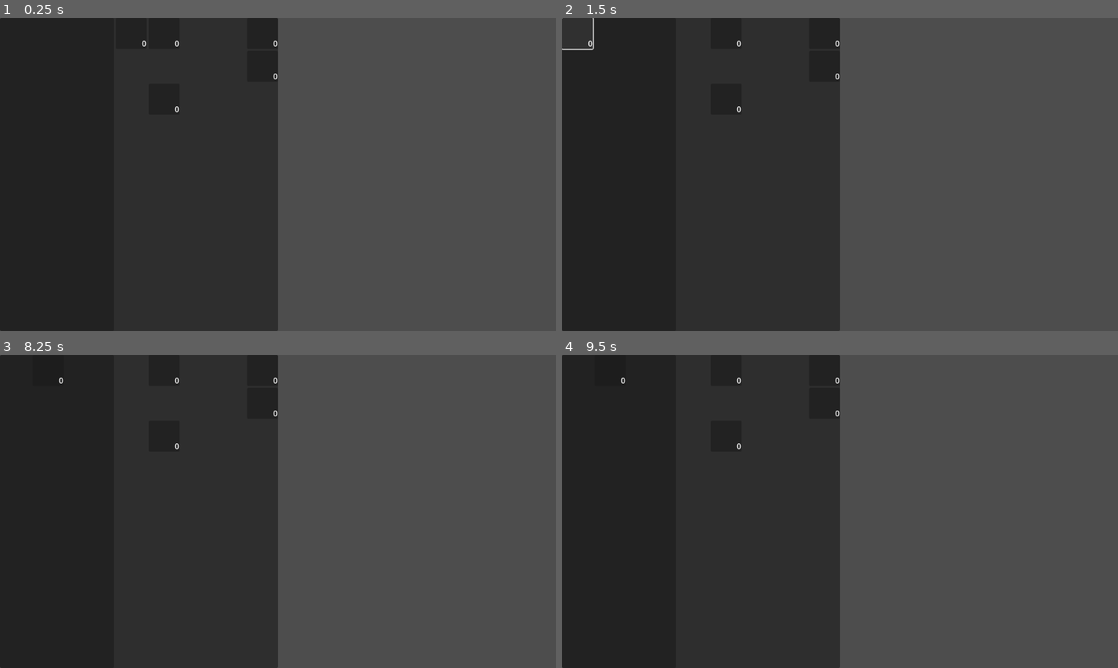
Above: before the commit, frames 1-4 (two rows, left to right).
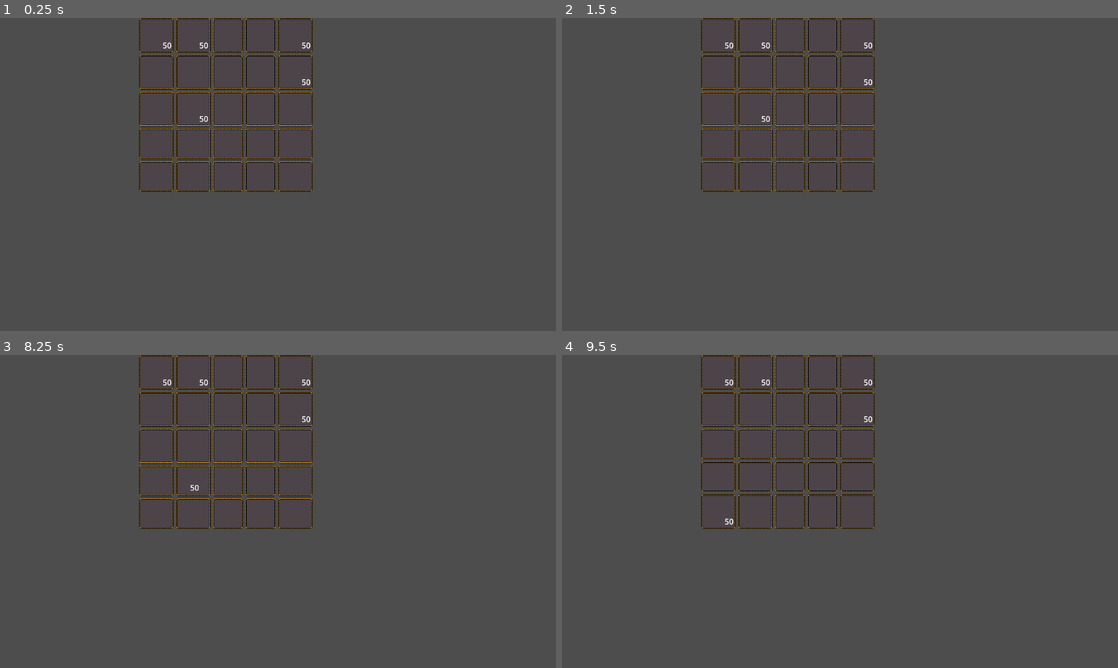
Above: after the commit, the same moments.

Repository: Moonlit-Cafe/MLCProject1
Game: Godot game, scene res://ui/player_hud.tscn
The game is run twice, just before and just after one commit, with the same random seed, the same clock (stepped at 60 frames per second) and the same inputs. This scene is started directly instead of the project's main scene.
Inputs (mouse positions are in pixels of both pictures, inside the frame that each line leads up to):
- Up to frame 1 (0.25 s): no input
- Up to frame 2 (1.5 s): click (695, 33) at 0.5 s, where only the run before the commit has a clickable "0"; click (578, 33) at 1.25 s, where only the run before the commit has a clickable "0"
- Up to frame 3 (8.25 s): click (16, 370) at 2 s, where only the run before the commit has a clickable "0"; tap Enter at 2.75, 4.25, 5.75 s; move the mouse to (400, 495) at 2.77 s; click (400, 495) at 2.92 s; tap Space at 3.5, 5, 6.5 s; drag from (166, 527) to (250, 574) at 3.52 s; move the mouse to (333, 442) at 4.27 s; click (333, 442) at 4.42 s; drag from (250, 574) to (111, 464) at 5.02 s; move the mouse to (444, 558) at 5.77 s; click (444, 558) at 5.92 s; drag from (111, 464) to (194, 433) at 6.52 s; move the mouse to (305, 511) at 7.27 s; click (305, 511) at 7.42 s; drag from (194, 433) to (166, 527) at 8.02 s
- Up to frame 4 (9.5 s): move the mouse to (962, 495) at 8.77 s; click (962, 495) at 8.92 s

The runs differ from the first frame. In frame 1, 50% of the frame differs, in the area x 0-57%, y 0-100%; in frame 2, 50%; in frame 3, 50%; in frame 4, 50%.
Error before the commit: Invalid access to property or key 'global_position' on a base object of type 'Nil'. (res://mechanics/inventory/item_node.gd:32)

Commit message:
Update: InventorySlot and ItemNode
Started implementing AI assisted coding, this was first test that went decently well.

Diff:
--- a/mechanics/inventory/item_node.gd
+++ b/mechanics/inventory/item_node.gd
@@ -1,9 +1,14 @@
 ## The interactable node that contains the data for an item in the inventory.
-class_name ItemNode extends Button
+class_name ItemNode extends Control
 
-#region Variables
+# FIXME: There's a bug where if you place the node in the right spot between slots
+# that it'll bring the item count to 1 for whatever reason.
+
+#region Declarations
+@export_category("Node References")
 @export var count_label : Label
-
+@export var texture : TextureRect
+@export_category("Item and Node Data")
 @export var item : Item = null
 @export var inv_pos : Vector2i = Vector2i(0, 0)
 
@@ -14,27 +19,172 @@
 		if value <= 0: item = null
 		if count_label: count_label.text = "%s" % value
 		count = value
+		update_display()
+
+# REMOVE: This drag behavior should be handled by a more robust system
+# Consider using Godot's built-in drag and drop or a dedicated drag manager
+var is_being_dragged: bool = false
+var drag_offset: Vector2 = Vector2.ZERO
 #endregion
 
-func _process(_delta: float) -> void:
-	if button_pressed:
-		global_position = get_global_mouse_position() - (size / 2)
+#region Built-Ins
+func _ready() -> void:
+	# Initialize the item display
+	update_display()
+	# TODO: Connect to CraftManager for texture atlas
+	# if item and CraftManager:
+	#     icon = CraftManager.get_item_texture(item.texture)
 
-#region Signal Callbacks
-func _on_released() -> void:
-	if get_tree().has_group(&"inv_slots"):
-		var closest_slot : InventorySlot = null
-		for slot in get_tree().get_nodes_in_group(&"inv_slots"):
-			if not closest_slot and slot.get_child_count() == 0:
+func _gui_input(event: InputEvent) -> void:
+	if event is InputEventMouseButton:
+		var mouse_event = event as InputEventMouseButton
+		if mouse_event.button_index == MOUSE_BUTTON_LEFT:
+			if mouse_event.pressed:
+				_start_drag(mouse_event.position)
+			else:
+				_stop_drag()
+	elif event is InputEventMouseMotion and is_being_dragged:
+		_handle_drag(event as InputEventMouseMotion)
+#endregion
+
+#region Item Helpers
+## Initialize item display
+func setup_item(new_item: Item, initial_count: int = 1) -> void:
+	item = new_item
+	count = initial_count
+	update_display()
+
+# Update the visual display of the item
+func update_display() -> void:
+	if not item:
+		queue_free()
+		return
+
+	# Set the icon from texture atlas
+	if item.texture != Vector2i.ZERO:
+		texture.texture = CraftManager.get_item_texture(item.texture)
+
+	# Update count display
+	if count_label:
+		count_label.text = str(count) if count > 1 else ""
+		count_label.visible = count > 1
+#endregion
+
+#region Drag and Drop System
+## Check if this item can stack with another
+func can_stack_with(other_item: Item) -> bool:
+	if not item or not other_item:
+		return false
+	return item.id == other_item.id
+
+# Add to stack if possible
+func add_to_stack(amount: int) -> int:
+	if amount + count <= item.max_stack_size:
+		count += amount
+		return 0
+	else:
+		var initial_count = count
+		count = item.max_stack_size
+		return amount + initial_count - item.max_stack_size
+
+## Remove from stack
+func remove_from_stack(amount: int) -> int:
+	var removed = mini(amount, count)
+	count -= removed
+	if count <= 0:
+		item = null
+		update_display()
+	return removed
+
+# Split the stack into two
+func split_stack(split_amount: int) -> ItemNode:
+	if split_amount >= count or split_amount <= 0:
+		return null
+
+	# Create new ItemNode for the split
+	var new_node = ItemNode.new()
+	new_node.setup_item(item, split_amount)
+
+	# Reduce current stack
+	count -= split_amount
+	update_display()
+
+	return new_node
+#endregion
+
+#region Drag and Drop System
+func _start_drag(mouse_pos: Vector2) -> void:
+	if not item:
+		return
+
+	is_being_dragged = true
+	drag_offset = mouse_pos
+	z_index = 2
+	# TODO: Create visual feedback for dragging
+	# Thinking of either pulsating or a little "wiggle"
+
+func _handle_drag(mouse_motion: InputEventMouseMotion) -> void:
+	global_position = get_global_mouse_position() - drag_offset
+
+func _stop_drag() -> void:
+	is_being_dragged = false
+	z_index = 1
+
+	# Find the closest valid slot
+	var closest_slot: InventorySlot = _find_closest_slot()
+
+	if not closest_slot:
+		_return_to_original_position()
+		return
+
+	if closest_slot.is_empty():
+		_move_to_slot(closest_slot)
+	elif closest_slot.can_combine_with(self):
+		if closest_slot.try_combine(self):
+			queue_free()
+		else:
+			_return_to_original_position()
+
+		return
+	else:
+		# Swap items if slot is occupied and can't combine
+		_swap_with_slot(closest_slot)
+#endregion
+
+#region Drag and Drop Helpers
+func _find_closest_slot() -> InventorySlot:
+	var closest_slot: InventorySlot = null
+	var closest_distance: float = INF
+
+	for slot in get_tree().get_nodes_in_group(&"inv_slots"):
+		if slot.is_close(global_position):
+			var distance = slot.global_position.distance_to(global_position)
+			if distance < closest_distance:
+				closest_distance = distance
 				closest_slot = slot
 
-			if slot.is_close(self.global_position):
-				if closest_slot.global_position.distance_to(self.global_position) < slot.global_position.distance_to(self.global_position):
-					continue
-				if slot.get_child_count() == 0:
-					closest_slot = slot
+	return closest_slot
+
+func _move_to_slot(slot: InventorySlot) -> void:
+	if slot.can_slot != item.equip_loc and slot.can_slot != Genum.EquipLocation.INVENTORY:
+		_return_to_original_position()
+		return
+
+	if get_parent():
 		get_parent().remove_child(self)
-		closest_slot.add_child(self)
+	slot.add_child(self)
+	position = Vector2.ZERO
 
+func _swap_with_slot(slot: InventorySlot) -> void:
+	var other_item = slot.take_item()
+	var original_parent = get_parent()
+
+	_move_to_slot(slot)
+
+	if other_item and original_parent:
+		original_parent.add_child(other_item)
+		other_item.position = Vector2.ZERO
+
+func _return_to_original_position() -> void:
 	position = Vector2.ZERO
 #endregion
--- a/mechanics/inventory/item_node.tscn
+++ b/mechanics/inventory/item_node.tscn
@@ -2,13 +2,28 @@
 
 [ext_resource type="Script" uid="uid://cnbq0e2lika3m" path="res://mechanics/inventory/item_node.gd" id="1_1lmxb"]
 
-[node name="ItemNode" type="Button" node_paths=PackedStringArray("count_label")]
+[node name="ItemNode" type="Control" node_paths=PackedStringArray("count_label", "texture")]
+z_index = 1
+z_as_relative = false
 custom_minimum_size = Vector2(64, 64)
-offset_right = 8.0
-offset_bottom = 8.0
-keep_pressed_outside = true
+layout_mode = 3
+anchors_preset = 0
+offset_right = 64.0
+offset_bottom = 64.0
+pivot_offset = Vector2(32, 32)
 script = ExtResource("1_1lmxb")
 count_label = NodePath("Count")
+texture = NodePath("TextureRect")
+
+[node name="TextureRect" type="TextureRect" parent="."]
+layout_mode = 1
+anchors_preset = 15
+anchor_right = 1.0
+anchor_bottom = 1.0
+grow_horizontal = 2
+grow_vertical = 2
+expand_mode = 2
+stretch_mode = 5
 
 [node name="Count" type="Label" parent="."]
 layout_mode = 1
@@ -24,5 +39,3 @@
 text = "0"
 horizontal_alignment = 2
 vertical_alignment = 1
-
-[connection signal="button_up" from="." to="." method="_on_released"]
--- a/mechanics/items/materials/cloths/test_cloth.tres
+++ b/mechanics/items/materials/cloths/test_cloth.tres
@@ -1,4 +1,4 @@
-[gd_resource type="Resource" script_class="ItemMaterial" load_steps=2 format=3 uid="uid://c2ds7ii8iuka3"]
+[gd_resource type="Resource" script_class="MaterialItem" load_steps=2 format=3 uid="uid://c2ds7ii8iuka3"]
 
 [ext_resource type="Script" uid="uid://4icxts2q6dqg" path="res://mechanics/items/res_def/material_item.gd" id="1_drfpq"]
 
@@ -9,7 +9,8 @@
 id = 4
 value = 0
 tags = Array[int]([0])
-texture = Vector2i(0, 0)
+texture = Vector2i(12, 12)
 tooltip = "Just a piece of generic, no textured cloth!"
 tier = 0
+max_stack_size = 99
 metadata/_custom_type_script = "uid://4icxts2q6dqg"
--- a/mechanics/items/res_def/item_resource.gd
+++ b/mechanics/items/res_def/item_resource.gd
@@ -1,6 +1,7 @@
 ## The Item resource type for declaration with every single item in the game.
 class_name Item extends Resource
 
+#region Declarations
 @export var i_name : StringName
 @export var id : int
 @export var value : int
@@ -8,3 +9,28 @@
 @export var texture : Vector2i
 @export var tooltip : String
 @export var tier : int
+@export var equip_loc : Genum.EquipLocation = Genum.EquipLocation.INVENTORY
+@export var max_stack_size : int = 99  # TODO: Set appropriate stack sizes per item type
+#endregion
+
+#region Helpers
+## Get display name (fallback to resource name if i_name is empty)
+func get_display_name() -> String:
+	return i_name if i_name != "" else resource_name
+
+## Check if item has a specific tag
+func has_tag(tag: Genum.ItemTags) -> bool:
+	return tag in tags
+
+## Get rarity/tier color for UI display
+func get_tier_color() -> Color:
+	match tier:
+		Genum.Rarity.MOTAL: return Color.WHITE
+		Genum.Rarity.PEBBLED: return Color.GREEN
+		Genum.Rarity.COMETARY: return Color.BLUE
+		Genum.Rarity.PLANETARY: return Color.PURPLE
+		Genum.Rarity.STELLAR: return Color.ORANGE
+		Genum.Rarity.NEBULOUS: return Color.DARK_GOLDENROD
+		Genum.Rarity.COSMIC: return Color.SPRING_GREEN
+		_: return Color.WHITE
+#endregion
--- a/ui/inventory_slot.gd
+++ b/ui/inventory_slot.gd
@@ -1,15 +1,68 @@
 ## The UI item for actual holding ItemNodes
-class_name InventorySlot extends Container
+class_name InventorySlot extends PanelContainer
 
-@export var snap_radius : float = 31
+@export var can_slot : Genum.EquipLocation = Genum.EquipLocation.INVENTORY
 var held_item : ItemNode = null
+var hovered_item : ItemNode = null
 
 #region Built-Ins
 func _ready() -> void:
 	add_to_group(&"inv_slots")
+	# NOTE: Consider adding visual feedback for slot state (empty/filled/hover)
+	# TODO: Add slot type restrictions if needed (e.g., equipment slots)
+
+	# Connect to child node changes to track held_item
+	child_entered_tree.connect(_on_child_entered)
+	child_exiting_tree.connect(_on_child_exited)
 #endregion
 
-#region Public Functions
+#region Item Handling
+# Handle item combining logic
+func can_combine_with(other_item: ItemNode) -> bool:
+	if held_item == null or other_item == null:
+		return false
+
+	# Items can combine if they're the same type
+	return held_item.item.id == other_item.item.id
+
+# Attempt to combine items, returns true if successful
+func try_combine(other_item: ItemNode) -> bool:
+	var overflow = held_item.add_to_stack(other_item.count)
+	if overflow > 0:
+		other_item.count = overflow
+		return false
+	return true
+#endregion
+
+#region Slot Handling
 func is_close(pos: Vector2) -> bool:
-	return get_global_transform_with_canvas().get_origin().distance_to(pos) < snap_radius
+	if global_position.distance_to(pos) < size.length():
+		return true
+	else:
+		return false
+
+## Check if slot is empty
+func is_empty() -> bool:
+	return held_item == null
+
+# Get the item without removing it
+func peek_item() -> ItemNode:
+	return held_item
 #endregion
+
+#region Signal Callbacks
+# Track when items are added/removed
+func _on_child_entered(node: Node) -> void:
+	if node is ItemNode:
+		held_item = node as ItemNode
+		if held_item == hovered_item:
+			hovered_item = null
+		# TODO: Update visual state to show slot is filled
+		# NOTE: Consider emitting a signal for inventory management
+
+func _on_child_exited(node: Node) -> void:
+	if node == held_item:
+		held_item = null
+		# TODO: Update visual state to show slot is empty
+		# NOTE: Consider emitting a signal for inventory management
+#endregion
--- a/ui/inventory_slot.tscn
+++ b/ui/inventory_slot.tscn
@@ -1,8 +1,21 @@
-[gd_scene load_steps=2 format=3 uid="uid://b0y3kn16q733f"]
+[gd_scene load_steps=4 format=3 uid="uid://b0y3kn16q733f"]
 
 [ext_resource type="Script" uid="uid://bkcc31xye2eat" path="res://ui/inventory_slot.gd" id="1_d1f1n"]
+[ext_resource type="Texture2D" uid="uid://vig5xrl6jco4" path="res://assets/sprites/Inventory_Slot_1.png" id="2_6t8ig"]
 
-[node name="InventorySlot" type="Container"]
+[sub_resource type="StyleBoxTexture" id="StyleBoxTexture_6t8ig"]
+texture = ExtResource("2_6t8ig")
+texture_margin_left = 4.0
+texture_margin_top = 4.0
+texture_margin_right = 4.0
+texture_margin_bottom = 4.0
+axis_stretch_horizontal = 2
+axis_stretch_vertical = 2
+region_rect = Rect2(5, 5, 22, 22)
+
+[node name="InventorySlot" type="PanelContainer"]
+z_index = -1
+z_as_relative = false
 custom_minimum_size = Vector2(64, 64)
 anchors_preset = 8
 anchor_left = 0.5
@@ -15,5 +28,5 @@
 offset_bottom = 32.0
 grow_horizontal = 2
 grow_vertical = 2
+theme_override_styles/panel = SubResource("StyleBoxTexture_6t8ig")
 script = ExtResource("1_d1f1n")
-snap_radius = null
--- a/ui/player_hud.gd
+++ b/ui/player_hud.gd
@@ -1,4 +1,6 @@
 extends CanvasLayer
+
+@export var rand_item : Item
 
 @export var container : GridContainer
 @export var inv_size := Vector2i(5, 5)
@@ -25,4 +27,5 @@
 			slot = container.get_child(randi_range(0, inv_size.x * inv_size.y - 1))
 
 		var new_node : ItemNode = inv_node.instantiate()
+		new_node.setup_item(rand_item, 50)
 		slot.add_child(new_node)
--- a/ui/player_hud.tscn
+++ b/ui/player_hud.tscn
@@ -3,108 +3,24 @@
 [ext_resource type="PackedScene" uid="uid://dcbf8bab4sdd3" path="res://mechanics/inventory/item_node.tscn" id="1_1m6my"]
 [ext_resource type="PackedScene" uid="uid://b0y3kn16q733f" path="res://ui/inventory_slot.tscn" id="1_n0n2g"]
 [ext_resource type="Script" uid="uid://decnctd8qfp08" path="res://ui/player_hud.gd" id="1_w11uw"]
-[ext_resource type="Script" uid="uid://bkcc31xye2eat" path="res://ui/inventory_slot.gd" id="4_w11uw"]
+[ext_resource type="Resource" uid="uid://c2ds7ii8iuka3" path="res://mechanics/items/materials/cloths/test_cloth.tres" id="2_7pawb"]
 
 [node name="PlayerHud" type="CanvasLayer" node_paths=PackedStringArray("container")]
 script = ExtResource("1_w11uw")
-container = NodePath("PanelContainer/HBoxContainer/Inventory")
+rand_item = ExtResource("2_7pawb")
+container = NodePath("Inventory")
 inv_slot = ExtResource("1_n0n2g")
 inv_node = ExtResource("1_1m6my")
 
-[node name="PanelContainer" type="PanelContainer" parent="."]
-anchors_preset = -1
+[node name="Inventory" type="GridContainer" parent="."]
+anchors_preset = 8
+anchor_left = 0.5
+anchor_top = 0.5
 anchor_right = 0.5
-anchor_bottom = 1.0
-grow_vertical = 2
-
-[node name="HBoxContainer" type="HBoxContainer" parent="PanelContainer"]
-layout_mode = 2
-
-[node name="Equipments" type="Panel" parent="PanelContainer/HBoxContainer"]
-layout_mode = 2
-size_flags_horizontal = 3
-
-[node name="GridContainer" type="GridContainer" parent="PanelContainer/HBoxContainer/Equipments"]
-layout_mode = 1
-anchors_preset = 15
-anchor_right = 1.0
-anchor_bottom = 1.0
+anchor_bottom = 0.5
+offset_left = -288.0
+offset_top = -324.0
+offset_right = 288.0
+offset_bottom = 324.0
 grow_horizontal = 2
 grow_vertical = 2
-columns = 2
-
-[node name="Helm" type="Container" parent="PanelContainer/HBoxContainer/Equipments/GridContainer"]
-custom_minimum_size = Vector2(64, 64)
-layout_mode = 2
-script = ExtResource("4_w11uw")
-metadata/_custom_type_script = "uid://bkcc31xye2eat"
-
-[node name="PowerCore" type="Container" parent="PanelContainer/HBoxContainer/Equipments/GridContainer"]
-custom_minimum_size = Vector2(64, 64)
-layout_mode = 2
-script = ExtResource("4_w11uw")
-metadata/_custom_type_script = "uid://bkcc31xye2eat"
-
-[node name="Shoulder" type="Container" parent="PanelContainer/HBoxContainer/Equipments/GridContainer"]
-custom_minimum_size = Vector2(64, 64)
-layout_mode = 2
-script = ExtResource("4_w11uw")
-metadata/_custom_type_script = "uid://bkcc31xye2eat"
-
-[node name="Wrist" type="Container" parent="PanelContainer/HBoxContainer/Equipments/GridContainer"]
-custom_minimum_size = Vector2(64, 64)
-layout_mode = 2
-script = ExtResource("4_w11uw")
-metadata/_custom_type_script = "uid://bkcc31xye2eat"
-
-[node name="Body" type="Container" parent="PanelContainer/HBoxContainer/Equipments/GridContainer"]
-custom_minimum_size = Vector2(64, 64)
-layout_mode = 2
-script = ExtResource("4_w11uw")
-metadata/_custom_type_script = "uid://bkcc31xye2eat"
-
-[node name="Gloves" type="Container" parent="PanelContainer/HBoxContainer/Equipments/GridContainer"]
-custom_minimum_size = Vector2(64, 64)
-layout_mode = 2
-script = ExtResource("4_w11uw")
-metadata/_custom_type_script = "uid://bkcc31xye2eat"
-
-[node name="Waist" type="Container" parent="PanelContainer/HBoxContainer/Equipments/GridContainer"]
-custom_minimum_size = Vector2(64, 64)
-layout_mode = 2
-script = ExtResource("4_w11uw")
-metadata/_custom_type_script = "uid://bkcc31xye2eat"
-
-[node name="ModOne" type="Container" parent="PanelContainer/HBoxContainer/Equipments/GridContainer"]
-custom_minimum_size = Vector2(64, 64)
-layout_mode = 2
-script = ExtResource("4_w11uw")
-metadata/_custom_type_script = "uid://bkcc31xye2eat"
-
-[node name="Legs" type="Container" parent="PanelContainer/HBoxContainer/Equipments/GridContainer"]
-custom_minimum_size = Vector2(64, 64)
-layout_mode = 2
-script = ExtResource("4_w11uw")
-metadata/_custom_type_script = "uid://bkcc31xye2eat"
-
-[node name="ModTwo" type="Container" parent="PanelContainer/HBoxContainer/Equipments/GridContainer"]
-custom_minimum_size = Vector2(64, 64)
-layout_mode = 2
-script = ExtResource("4_w11uw")
-metadata/_custom_type_script = "uid://bkcc31xye2eat"
-
-[node name="Feet" type="Container" parent="PanelContainer/HBoxContainer/Equipments/GridContainer"]
-custom_minimum_size = Vector2(64, 64)
-layout_mode = 2
-script = ExtResource("4_w11uw")
-metadata/_custom_type_script = "uid://bkcc31xye2eat"
-
-[node name="ModThree" type="Container" parent="PanelContainer/HBoxContainer/Equipments/GridContainer"]
-custom_minimum_size = Vector2(64, 64)
-layout_mode = 2
-script = ExtResource("4_w11uw")
-metadata/_custom_type_script = "uid://bkcc31xye2eat"
-
-[node name="Inventory" type="GridContainer" parent="PanelContainer/HBoxContainer"]
-layout_mode = 2
-size_flags_horizontal = 3
--- a/utility/data_holders/genum.gd
+++ b/utility/data_holders/genum.gd
@@ -54,6 +54,7 @@
 }
 
 enum EquipLocation {
+	INVENTORY,
 	HELM,
 	POWER_CORE,
 	SHOULDER,
Binary file added: assets/sprites/64x64.png
Not shown, added: assets/sprites/64x64.png.import
Binary file added: assets/sprites/Inventory_Slot_1.png
Not shown, added: assets/sprites/Inventory_Slot_1.png.import
